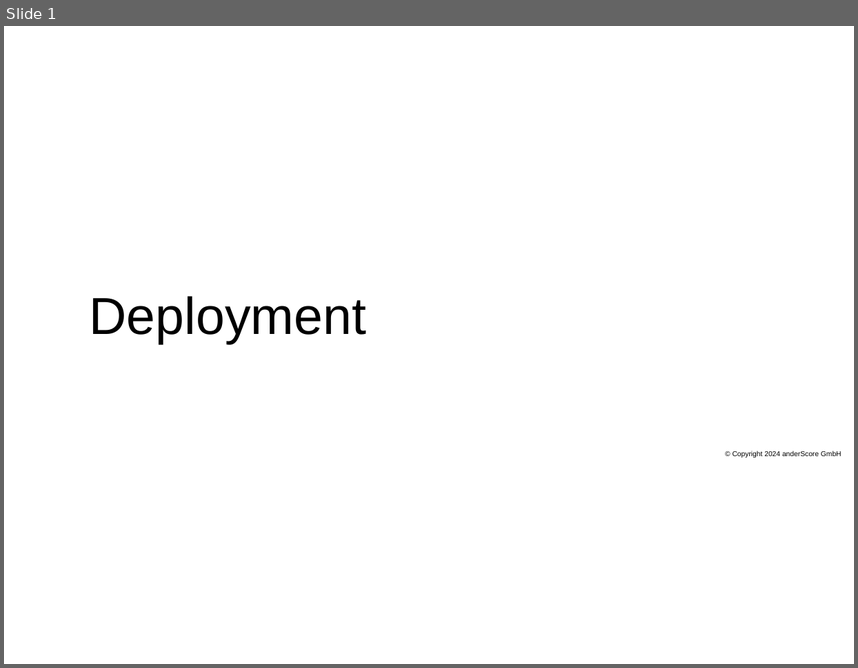
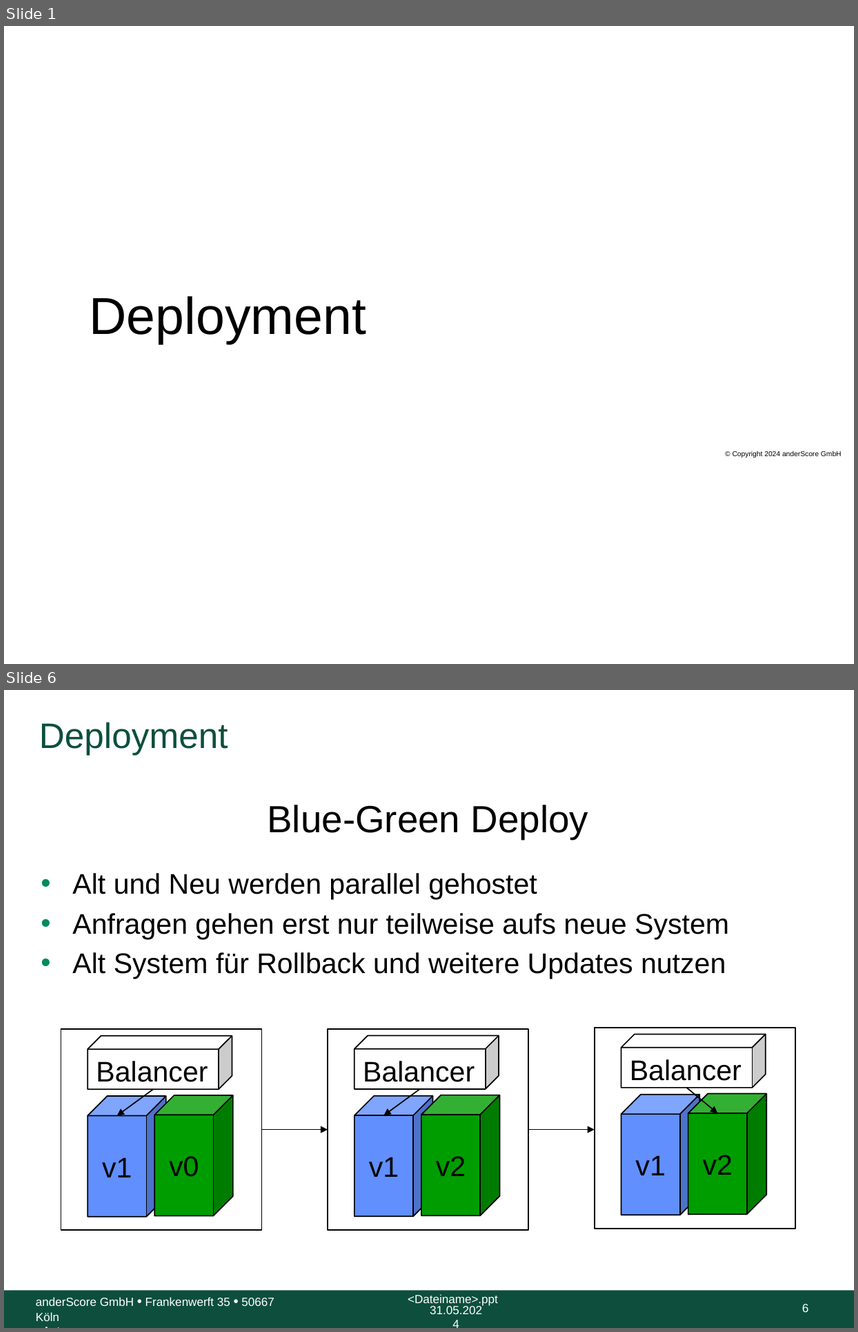
Before and after one commit to anderscore-gmbh/gitlab, a slide deck: slides/Tag-3_4-Deployment-Strategien.pptx. Shown one above the other, each under a label of ours: slide 1 before the commit, slides 1 and 6 after it; the slides between them are not shown. The pictures are 858x668 and 858x1332 pixels, drawn with LibreOffice and Linux fonts; fonts in the diff are those of the drawing; background and template pictures are left out. Boxes give left, top, right and bottom in pixels: in the first picture for what was removed or moved away, otherwise in the second. Text is boxed around its words. In the diff, an @@ line names an element or a change of style, - is before the commit and + after.

Commit message:
Docker Registry Deployment Strategien

```diff
--- a/slides/Tag-3_4-Deployment-Strategien.pptx
+++ b/slides/Tag-3_4-Deployment-Strategien.pptx
@@ slide 6 added at [4, 690, 854, 1328], background #FFFFFF @@
@@ title added at [39, 722, 228, 755], 30 pt, text #0D4F3C @@
+Deployment
@@ text added at [267, 805, 588, 839], 32 pt, text #000000 @@
+Blue-Green Deploy
@@ text added at [72, 873, 729, 979], 24 pt, text #000000 @@
+• Alt und Neu werden parallel gehostet
+• Anfragen gehen erst nur teilweise aufs neue System
+• Alt System für Rollback und weitere Updates nutzen
@@ rectangle added at [61, 1029, 261, 1230], fill #FFFFFF, outline #000000 1 pt @@
@@ cube added at [87, 1035, 232, 1089], fill #FFFFFF, outline #000000 1 pt, 24 pt, text #000000 @@
+Balancer
@@ rectangle added at [328, 1028, 528, 1229], fill #FFFFFF, outline #000000 1 pt @@
@@ cube added at [355, 1035, 499, 1089], fill #FFFFFF, outline #000000 1 pt, 24 pt, text #000000 @@
+Balancer
@@ rectangle added at [595, 1027, 795, 1228], fill #FFFFFF, outline #000000 1 pt @@
@@ cube added at [621, 1034, 766, 1088], fill #FFFFFF, outline #000000 1 pt, 24 pt, text #000000 @@
+Balancer
@@ cube added at [87, 1096, 165, 1216], fill #618FFD, outline #000000 1 pt, 24 pt, text #000000 @@
+v1
@@ arrow added from (153, 1089) to (117, 1115), #000000 1 pt @@
@@ cube added at [154, 1094, 232, 1215], fill #009D00, outline #000000 1 pt, 24 pt, text #000000 @@
+v0
@@ cube added at [355, 1096, 432, 1216], fill #618FFD, outline #000000 1 pt, 24 pt, text #000000 @@
+v1
@@ arrow added from (419, 1089) to (384, 1115), #000000 1 pt @@
@@ cube added at [421, 1094, 499, 1215], fill #009D00, outline #000000 1 pt, 24 pt, text #000000 @@
+v2
@@ cube added at [621, 1094, 700, 1214], fill #618FFD, outline #000000 1 pt, 24 pt, text #000000 @@
+v1
@@ arrow added from (686, 1087) to (717, 1114), #000000 1 pt @@
@@ cube added at [688, 1094, 766, 1214], fill #009D00, outline #000000 1 pt, 24 pt, text #000000 @@
+v2
@@ arrow added from (261, 1130) to (328, 1130), #000000 1 pt @@
@@ arrow added from (528, 1130) to (595, 1130), #000000 1 pt @@
@@ rectangle added at [4, 1290, 854, 1328], fill #0D4F3C @@
@@ text added at [36, 1297, 274, 1321], 10 pt, text #FFFFFF @@
+anderScore GmbH • Frankenwerft 35 • 50667 Köln
+<Autor>
@@ text added at [408, 1294, 498, 1305], 10 pt, text #FFFFFF @@
+<Dateiname>.ppt
@@ text added at [430, 1305, 482, 1314], 10 pt, text #FFFFFF @@
+31.05.2024
@@ page number added at [802, 1303, 809, 1312], 10 pt, text #FFFFFF @@
+6
```
Also in this commit, not shown: 4 slides changed, 3 other slides added, 1 other file.
